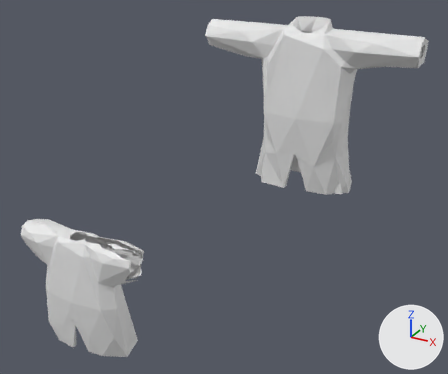
One commit to the glTF model maybraid/assets/characters/clothes/body/crane_body/short_sleeved_robe_coat.glb: the scene before it, then after it.
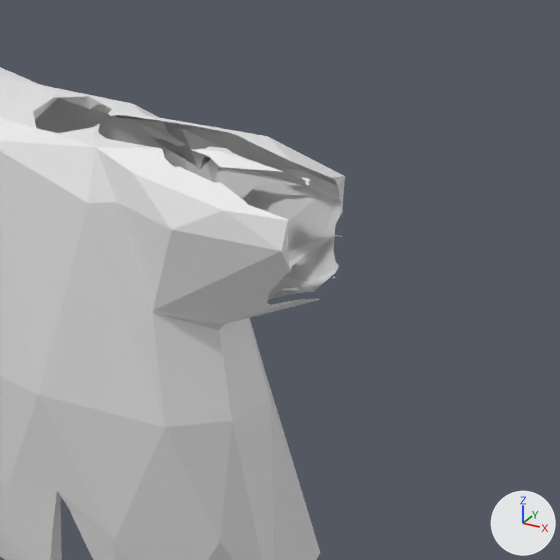
Each version appears first whole from a 50 mm lens placed at (5.21, -5.48, 4.78), pointed at (1.84, 0.65, 1.72), and next in a close-up on the part from 14% to 43% of the width and 56% to 91% of the height. The axes (+X, +Y, +Z) are drawn at lower right. The lights are the same throughout. The first two pictures are the older version. Vertices at exactly the same position are counted once.

The first close-up shows 'ProtoSleevedCoat'.
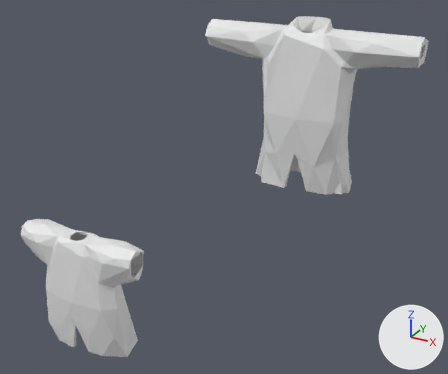
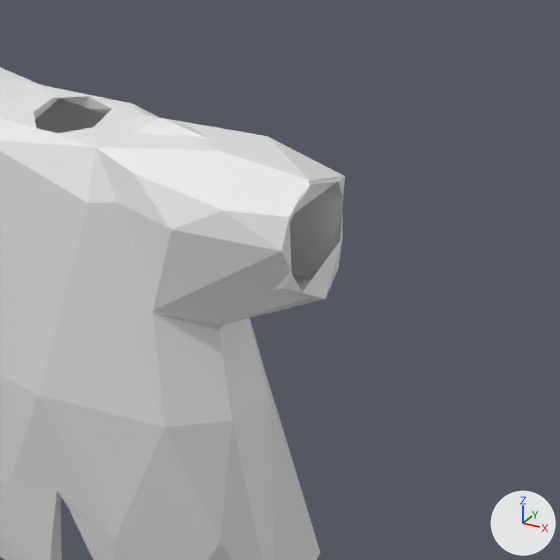
What the commit changed:
me_shortsleevedrobecoat_002 is used by ob_protosleevedcoat; location (0.0, 0.0, 0.0).
me_shortsleevedrobecoat_002 had 1476 vertices, 2464 faces and spanned x -0.97..0.95, y -0.29..0.37, z -0.87..0.93.
me_shortsleevedrobecoat_002 now has 315 vertices, 638 faces and spans x -0.96..0.96, y -0.29..0.37, z -0.87..0.93.
me_shortsleevedrobecoat_002 part 1: 5 vertices moved within x -0.94..-0.31, y -0.11..0.12, z 0.48..0.86; 1129 vertices removed from x -0.97..0.95, y -0.21..0.18, z -0.16..0.92; 36 vertices added at x -0.96..0.96, y -0.26..0.31, z -0.01..0.92.
Other edits to the shape of me_shortsleevedrobecoat_002 do not show in these pictures.

Pixel boxes (x1, y1, x2, y2) of what changed, in the close-ups (560 x 560 px):
part 1 of me_shortsleevedrobecoat_002, built on
    before: (0, 67, 345, 324)
    after: (0, 96, 345, 324)
